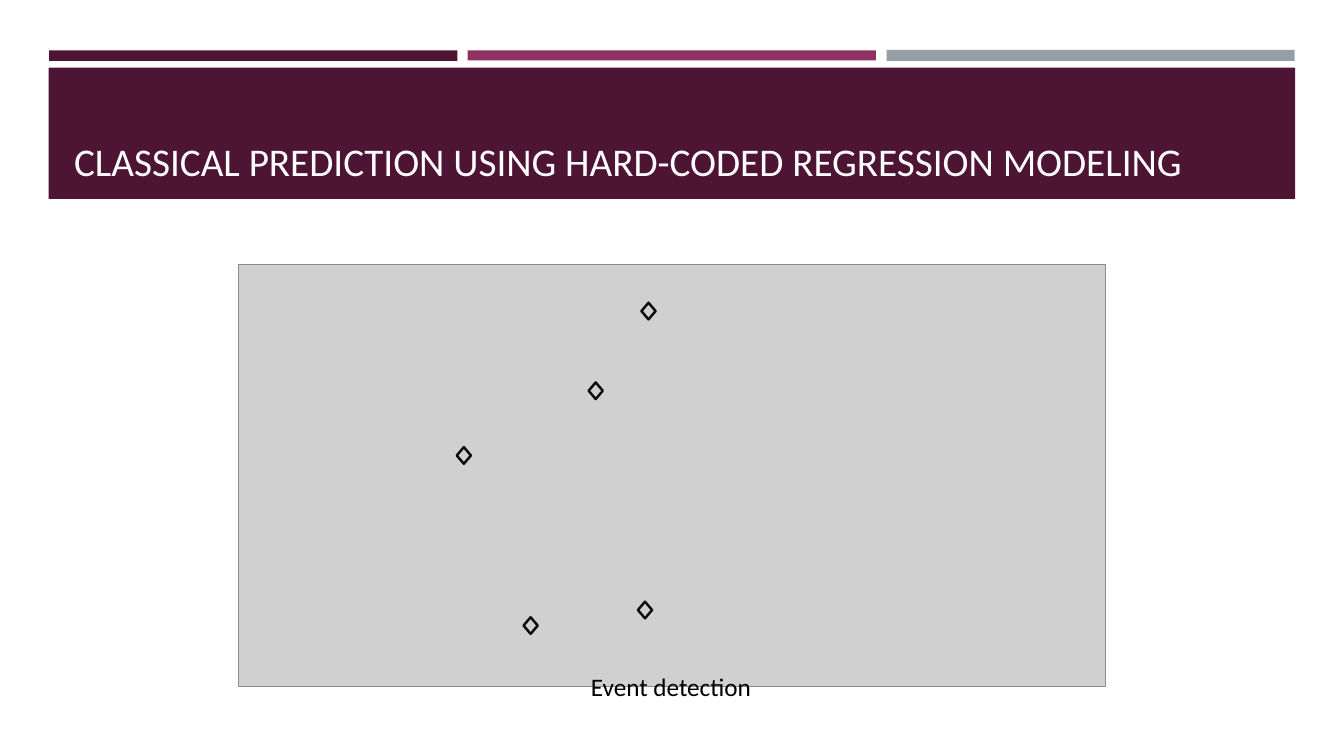
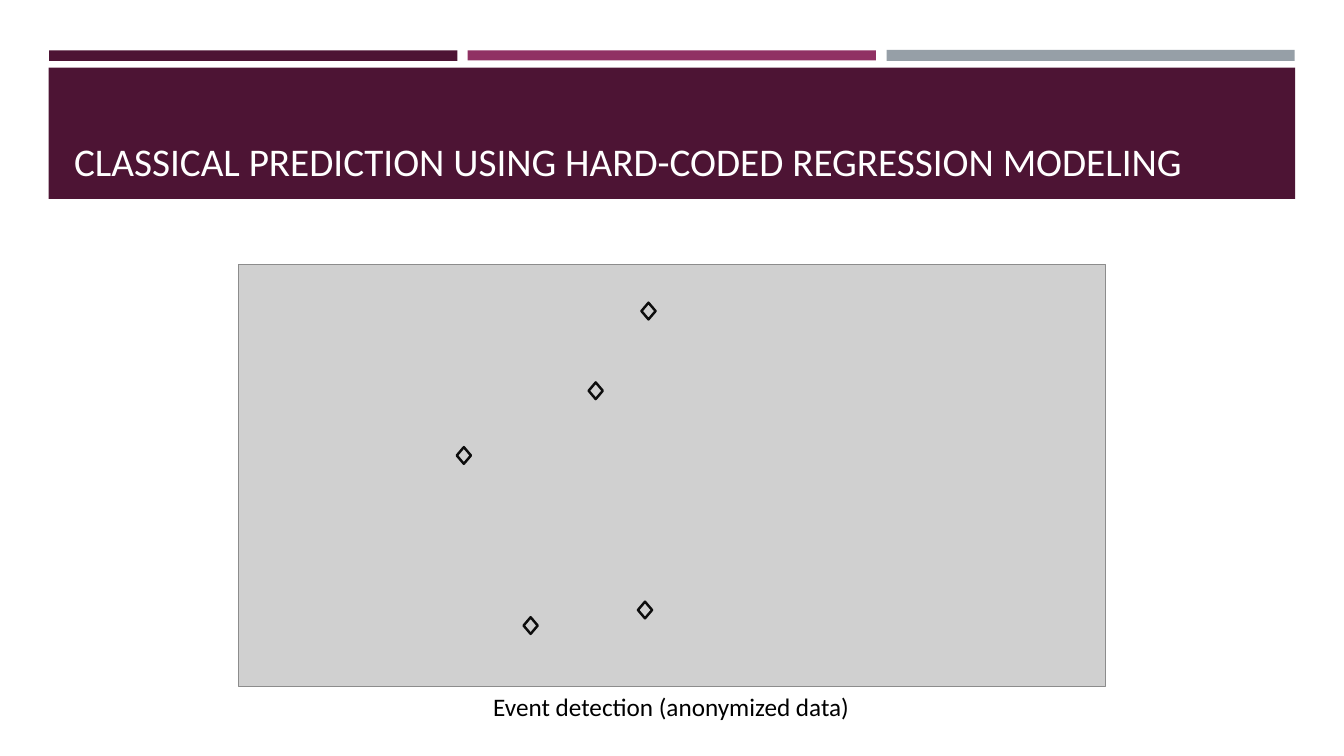
Before and after one commit to akashlevy/Deep-Learn-Oil, a slide deck: slide 3 of presentations/TRiCAM QRI Introductory Presentation.pptx (slide 5 before the commit). Drawn at 1344x756 pixels with LibreOffice and Linux fonts; fonts in the diff are those of the drawing; grey boxes stand for pictures. Boxes give left, top, right and bottom in pixels: in the first picture for what was removed or moved away, otherwise in the second. Text is boxed around its words. In the diff, an @@ line names an element or a change of style, - is before the commit and + after.

```diff
--- a/presentations/TRiCAM QRI Introductory Presentation.pptx
+++ b/presentations/TRiCAM QRI Introductory Presentation.pptx
@@ text at [493, 697, 849, 720]: text changed @@
-Event detection
+Event detection (anonymized data)
```
Also in this commit, not shown: 5 other slides changed, 12 slides added, 1 slide removed.
